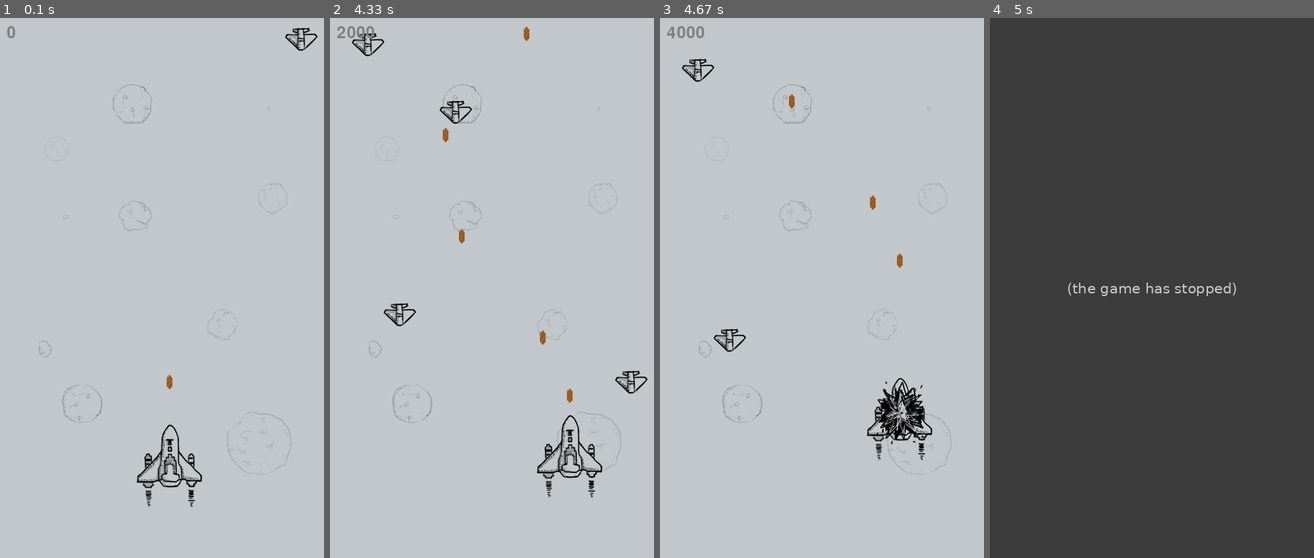
Above: before the commit, frames 1-4 (left to right).
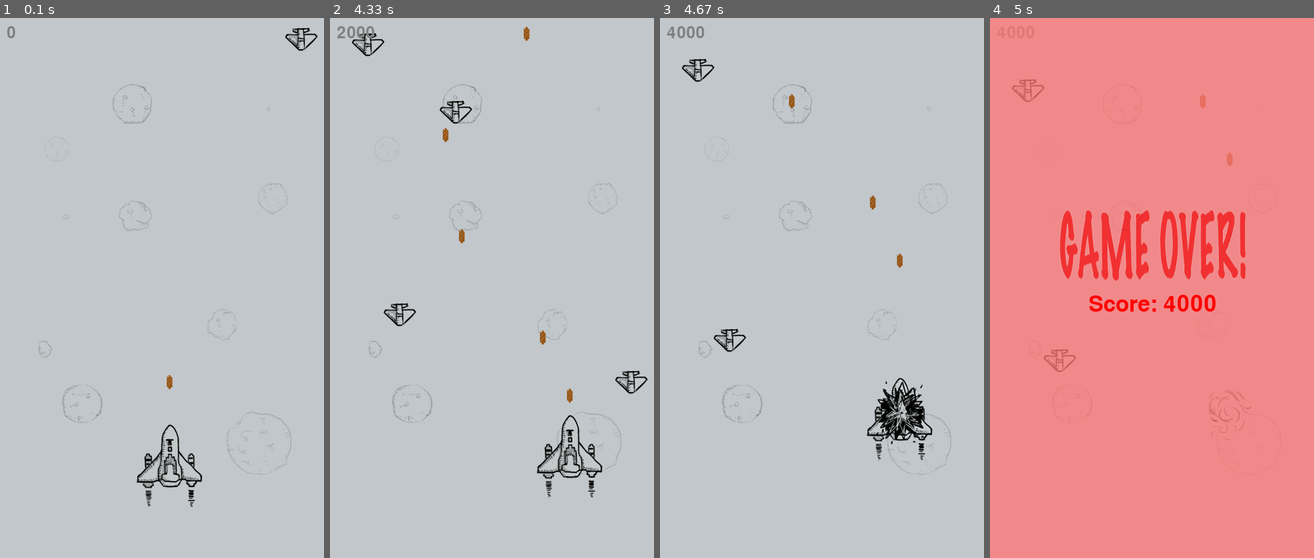
Above: after the commit, the same moments.

Repository: yb123speed/pygadgets
Game: pygame game, started from aircraftwar/game.py
Same seed, same stepped clock (60 frames per second), same inputs: the game is played once before the commit and once after it.
Inputs:
- Up to frame 1 (0.1 s): no input
- Up to frame 2 (4.33 s): hold Left 0.33-0.87 s; hold Down 0.9-1.2 s; hold Left 1.23-1.63 s; hold Up 1.67-2.03 s; hold Right 2.07-2.7 s; hold Down 2.73-3.1 s; hold Left 3.13-3.6 s; hold Right 3.63-4.1 s; hold Up from 4.13 s (still down)
- Up to frame 3 (4.67 s): release Up at 4.43 s
- Up to frame 4 (5 s): no input

Frames 1-3 are identical in both runs. In frame 4, 100% of the frame differs, in the area x 0-100%, y 0-100%.
Error before the commit: IndexError: list index out of range (game.py line 202); the game stopped at 4.92 s (later frames are placeholders)

Commit message:
添加GameOver Sprite

Diff:
--- a/aircraftwar/game.py
+++ b/aircraftwar/game.py
@@ -90,6 +90,9 @@
 # 载入背景图
 background = pygame.image.load(r'I:\pygadgets\aircraftwar\resources\image\background.png').convert()
 
+# Game Over的背景图
+game_over = pygame.image.load(r'I:\pygadgets\aircraftwar\resources\image\gameover.png')
+
 # 载入飞机图片
 plane_img = pygame.image.load(r'I:\pygadgets\aircraftwar\resources\image\shoot.png')
 
@@ -139,7 +142,7 @@
 running = True
 
 # 游戏主循环
-while True:
+while running:
     # 控制游戏最大帧率为60
     clock.tick(60)
 
@@ -199,6 +202,8 @@
     else:
         # 玩家飞机被击中后的效果处理
         player.img_index = player_down_index / 8
+        if player.img_index>5:
+            player.img_index=5
         screen.blit(player.image[int(player.img_index)], player.rect)
         player_down_index += 1
         if player_down_index > 47:
Binary file added: aircraftwar/resources/image/gameover.png
